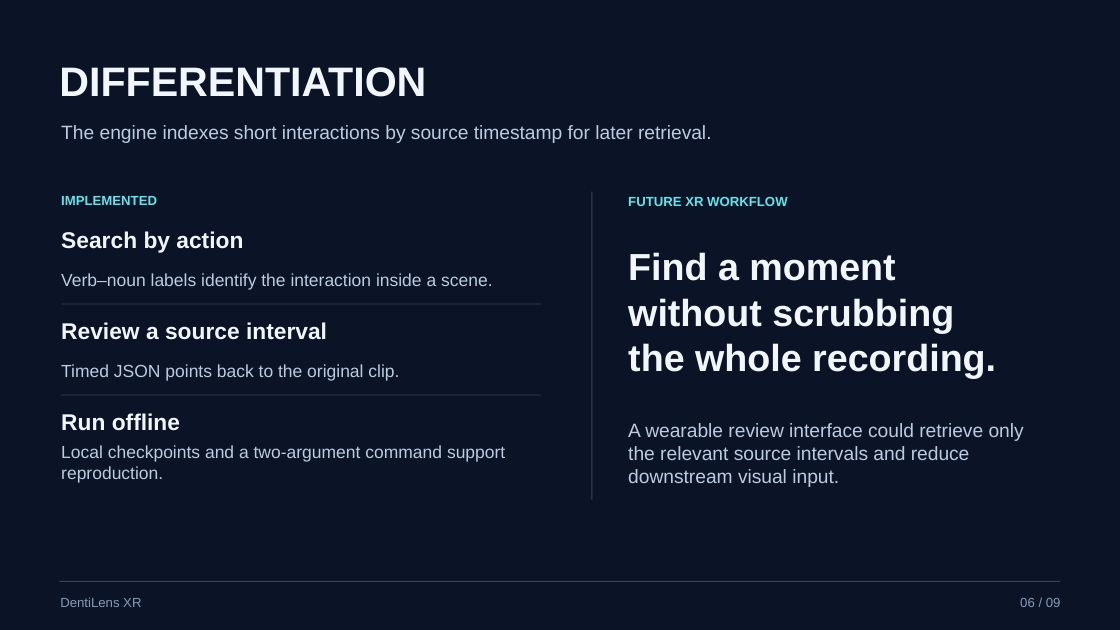
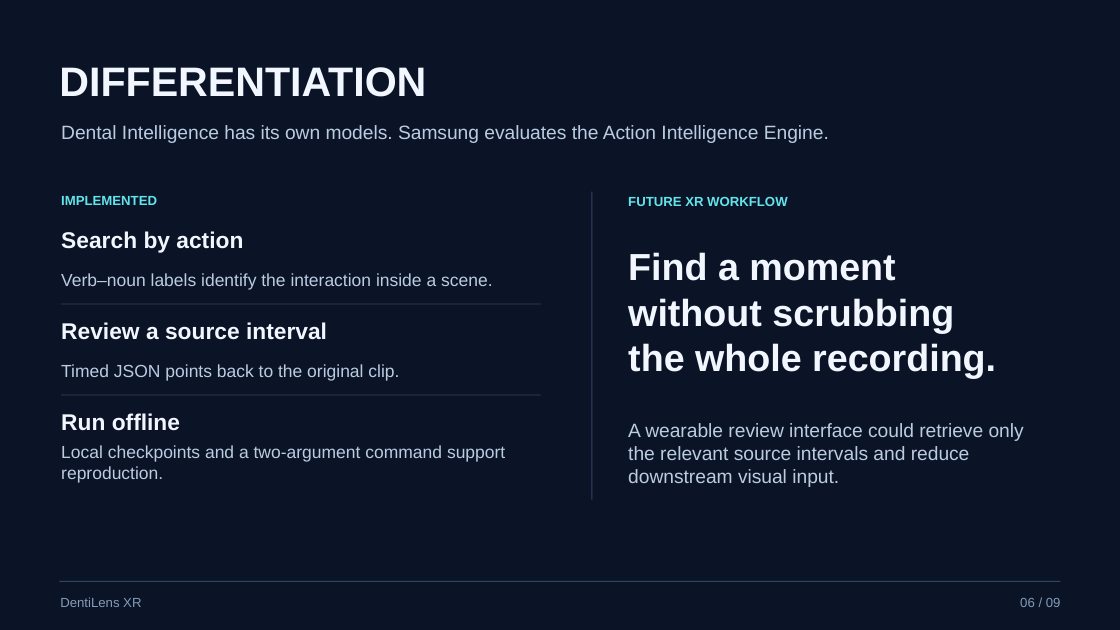
Before and after one commit to ArhamChoudhary-ui/DentiLens, a slide deck: slide 6 of submission/Rajasthani/VelloreInstituteofTechnology_Rajasthani.pptx. Drawn at 1120x630 pixels with LibreOffice and Linux fonts; fonts in the diff are those of the drawing. Boxes give left, top, right and bottom in pixels: in the first picture for what was removed or moved away, otherwise in the second. Text is boxed around its words. In the diff, an @@ line names an element or a change of style, - is before the commit and + after.

```diff
--- a/submission/Rajasthani/VelloreInstituteofTechnology_Rajasthani.pptx
+++ b/submission/Rajasthani/VelloreInstituteofTechnology_Rajasthani.pptx
@@ text at (61, 125, 829, 143): text changed @@
-The engine indexes short interactions by source timestamp for later retrieval.
+Dental Intelligence has its own models. Samsung evaluates the Action Intelligence Engine.
```
Also in this commit, not shown: 2 other slides changed, 4 other files.
